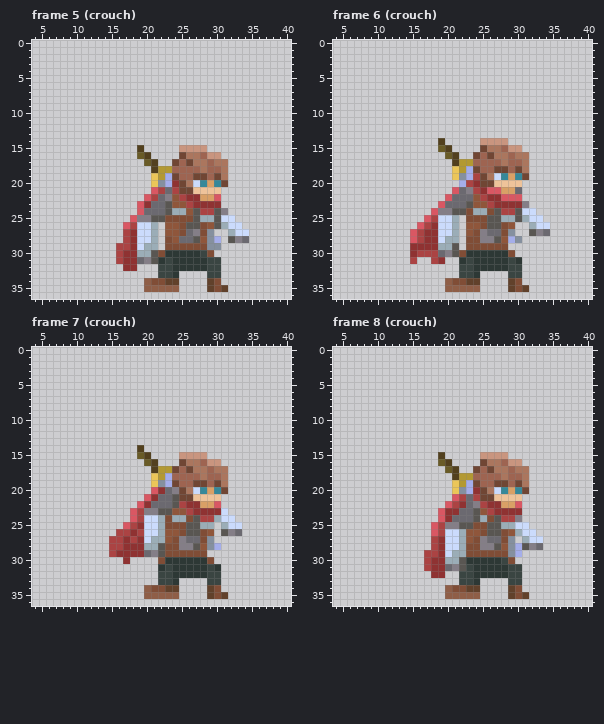
Two states of a pixel-art file, Assets/_Game/Art/Player/adventurer.aseprite. That is the earlier state.
50x37 pixels, 179 frames. Shown: frame 5 (crouch): x 4..40, y 0..36; frame 6 (crouch): x 4..40, y 0..36; frame 7 (crouch): x 4..40, y 0..36; frame 8 (crouch): x 4..40, y 0..36. The commit also changed other frames, which this record leaves out.
After the commit:
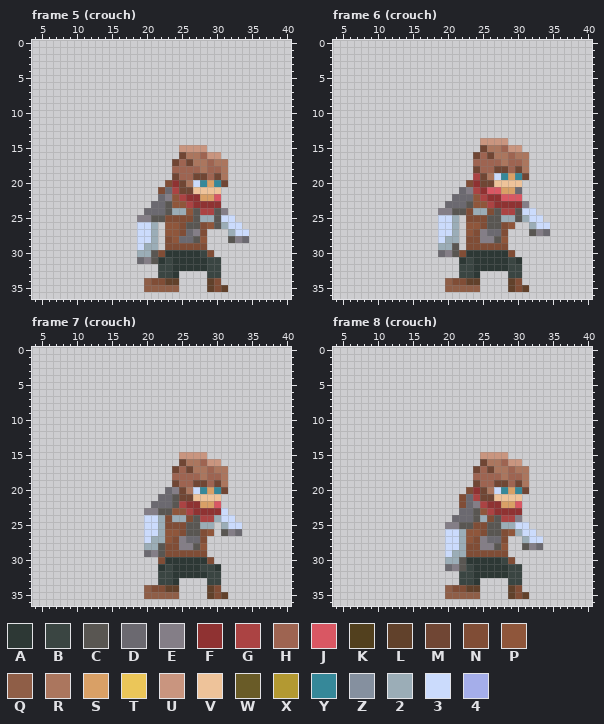
Palette (. is transparent): A #2d3835  B #3a4542  C #595652  D #6b6970  E #847e87  F #8f3232  G #ab4343  H #9e6451  J #d95763  K #52401e  L #61412b  M #704634  N #804d36  P #8f563b  Q #8f5e47  R #ab765e  S #d9a066  T #ebc659  U #c9957f  V #eec39a  W #695b27  X #b39932  Y #368899  Z #85909f  2 #9badb7  3 #cbdbfc  4 #a5aeea
Changes in this commit:
layer "Hero/scarf" now hidden
layer "Hero/weapon" now hidden
Frame 5 (crouch):
y 15: x 19 K -> .
y 16: x 19..20 WK -> ..
y 17: x 20..21 WK -> ..
y 18: x 21..23 KXX -> ...
y 19: x 21..23 TX4 -> ...
y 20: x 21..23 TZ4 -> ..N
y 21: x 21..22 JG -> .N
y 22: x 20..21 JG -> ..
y 23: x 19..20 JF -> ..
y 24: x 19 J -> .
y 25: x 18 J -> .
y 26: x 17..18 JG -> ..
y 27: x 17..18 GF -> ..; x 29 Z -> .
y 28: x 17..18 GF -> ..; x 29..30 Z4 -> ..
y 29: x 16..18 GGF -> ...; x 29..30 ZZ -> ..
y 30..31: x 16..18 GFF -> ...
y 32: x 17..18 FF -> ..
Frame 6 (crouch):
y 14: x 19 K -> .
y 15: x 19..20 WK -> ..
y 16: x 20..21 WK -> ..
y 17: x 21..23 KXX -> ...
y 18: x 21..23 TX4 -> ...
y 19: x 21..23 TZ4 -> ...
y 20: x 22..23 4G -> .N
y 21: x 21 J -> .
y 22: x 20 J -> .
y 23: x 19 J -> .
y 24: x 18 J -> .
y 25: x 17..18 JG -> ..
y 26: x 16..18 JGF -> ...
y 27: x 15..18 JGFF -> ....; x 29 Z -> .
y 28: x 15..18 JGFF -> ....; x 29..30 4Z -> ..
y 29: x 15..18 FFFF -> ....
y 30: x 15..18 FGGG -> ....
y 31: x 15 G -> .; x 18..19 GF -> ..
Frame 7 (crouch):
y 14: x 19 K -> .
y 15: x 19..20 WK -> ..
y 16: x 20..21 WK -> ..
y 17: x 21..23 KXX -> ...
y 18: x 21..23 TX4 -> ...
y 19: x 21..23 TZ4 -> ...
y 20: x 21..22 JF -> ..
y 21: x 20..21 JF -> ..
y 22: x 19..20 JF -> ..
y 23..24: x 18..19 JG -> ..
y 25: x 17..19 JGF -> ...
y 26: x 16..19 GGFG -> ....
y 27: x 15..19 GGFGF -> .....; x 29 Z -> .
y 28: x 15..19 GGFFF -> .....; x 29..30 Z4 -> ..
y 29: x 15..19 GFFFF -> .....
y 30: x 17 F -> .
y 31: x 28 A -> B
Frame 8 (crouch):
y 15: x 19 K -> .
y 16: x 19..20 WK -> ..
y 17: x 20..21 WK -> ..
y 18: x 21..23 KXX -> ...
y 19: x 21..23 TX4 -> ...
y 20: x 21..23 TZ4 -> ..N
y 21: x 21..22 JG -> .N
y 22: x 20..22 JGF -> ..N
y 23: x 19..21 JFF -> ...
y 24: x 19..20 JF -> ..
y 25..26: x 18..19 JG -> ..
y 27: x 18..19 GF -> ..; x 29 Z -> .
y 28: x 18..19 GF -> ..; x 29..30 Z4 -> ..
y 29: x 17..19 GGF -> ...; x 29..30 Z4 -> ..
y 30..31: x 17..19 GFF -> ...
y 32: x 18..19 FF -> ..
